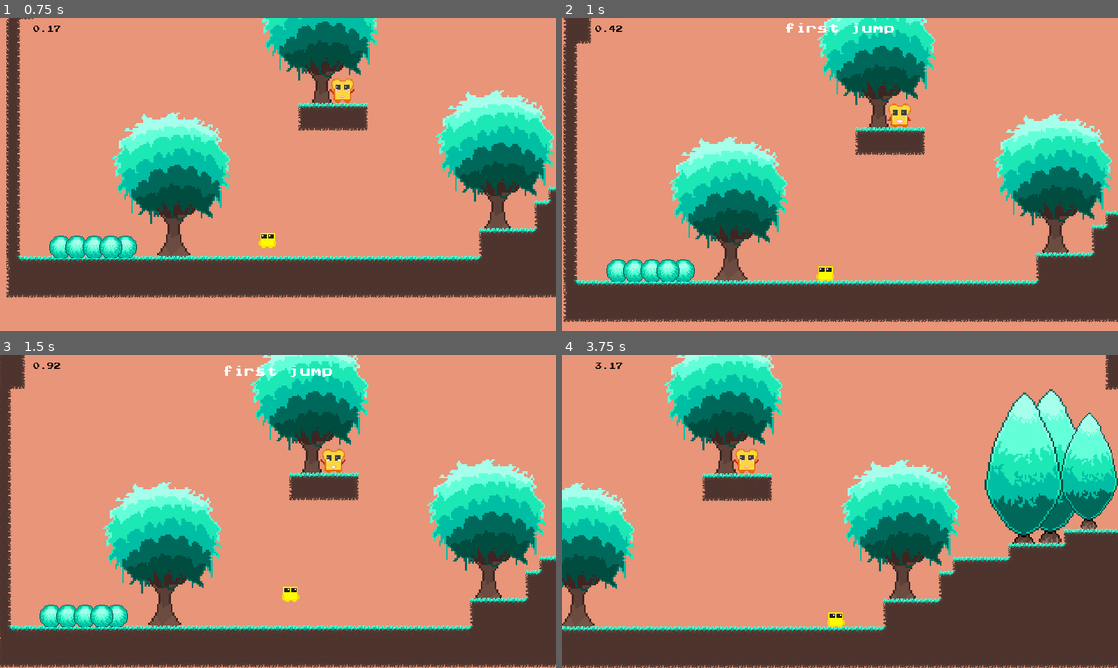
Above: before the commit, frames 1-4 (two rows, left to right).
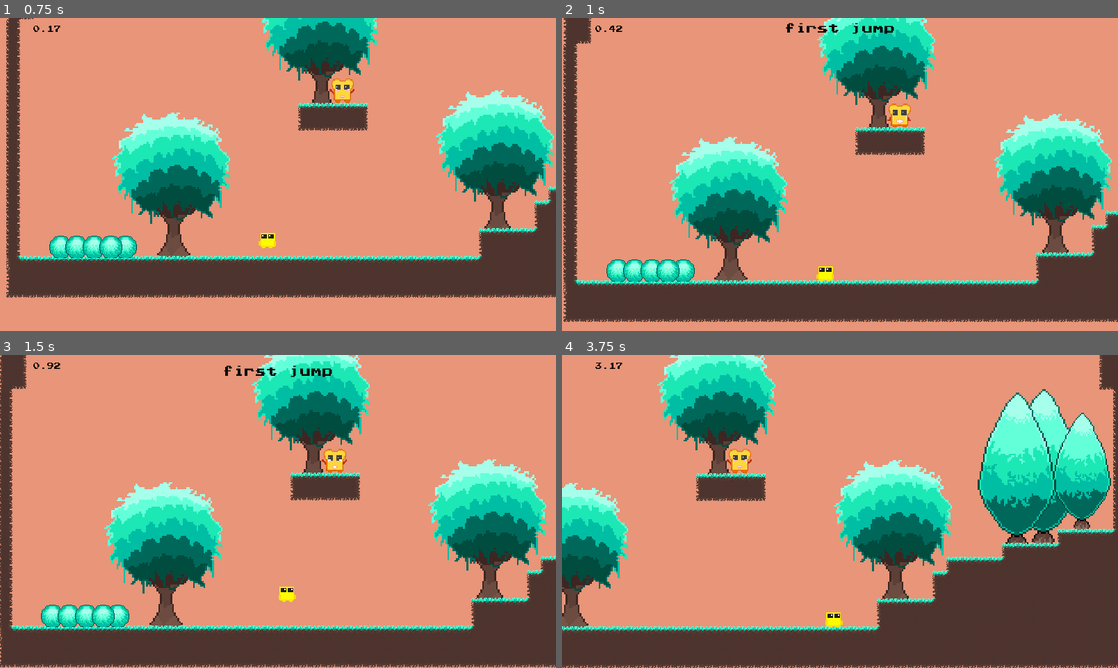
Above: after the commit, the same moments.

Repository: davidyush/Butterman
Game: Godot game, scene res://src/UI/MainMenu.tscn
Same seed, same stepped clock (60 frames per second), same inputs: the game is played once before the commit and once after it.
Inputs:
- Up to frame 1 (0.75 s): click "go play" at 0.5 s
- Up to frame 2 (1 s): no input
- Up to frame 3 (1.5 s): hold Right (move_right) from 1.28 s (still down); tap Space (jump) at 1.35 s
- Up to frame 4 (3.75 s): tap Space (jump) at 1.52, 1.82, 2.1, 2.27, 2.57, 2.85, 3.6 s; release Right (move_right) at 2.78 s; hold Left (move_left) 2.78-3.53 s; hold Right (move_right) from 3.53 s (still down)

Frame 1 is identical in both runs. In frame 2, 0.2% of the frame differs, in the area x 40-60%, y 1-6%; in frame 3, 5.7%; in frame 4, 13%, in the area x 0-100%, y 0-100%.

Commit message:
reset timer after dead

Diff:
--- /dev/null
+++ b/new_script.gd
@@ -0,0 +1,5 @@
+extends Resource
+class_name MainInstances
+
+var Player = null
+var UI = null
--- a/project.godot
+++ b/project.godot
@@ -8,9 +8,14 @@
 
 config_version=4
 
-_global_script_classes=[  ]
+_global_script_classes=[ {
+"base": "Resource",
+"class": "MainInstances",
+"language": "GDScript",
+"path": "res://src/Utils/MainInstances.gd"
+} ]
 _global_script_class_icons={
-
+"MainInstances": ""
 }
 
 [application]
@@ -21,7 +26,8 @@
 
 [autoload]
 
-Utils="*res://src/Utils.gd"
+Utils="*res://src/Utils/Utils.gd"
+ResourceLoader="*res://src/Utils/ResourceLoader.gd"
 
 [debug]
 
--- a/src/Levels/Level_00.tscn
+++ b/src/Levels/Level_00.tscn
@@ -98,8 +98,6 @@
 level_name = "first jump"
 
 [node name="LabelName" parent="LevelUI/Control" index="1"]
-margin_top = 0.0
-margin_bottom = 35.0
 valign = 1
 
 [editable path="Player"]
--- a/src/Player/Player.gd
+++ b/src/Player/Player.gd
@@ -1,10 +1,12 @@
 extends KinematicBody2D
 
 onready var PlayerExplosion = preload("res://src/Player/PlayerExplosion.tscn")
+
+var MainInstances = ResourceLoader.MainInstances
 
 #todo -> full refactor with pure functions
 #pomoyka
-export (int) var ACCELERATION = 2000
+export (int) var ACCELERATION = 1500
 export (int) var MAX_SPEED = 250
 export (float) var FRICTION = 0.15
 export (int) var GRAVITY = 1000
@@ -36,6 +38,15 @@
 
 func set_gravity(value: int) -> void:
     GRAVITY = value
+
+
+func _ready() -> void:
+    MainInstances.Player = self
+
+func queue_free() -> void:
+    MainInstances.Player = null
+    .queue_free()
+
 
 func _physics_process(delta: float) -> void:
     just_jumped = false
@@ -172,7 +183,7 @@
         var left_wall_jump = wall_axis > 0 and Input.is_action_pressed("move_right")
         var right_wall_jump = wall_axis < 0 and Input.is_action_pressed("move_left")
         if left_dir or right_dir:
-            motion.x = wall_axis * MAX_SPEED
+            motion.x = wall_axis * MAX_SPEED/1.5
             motion.y = -JUMP_FORCE * 1.1
             state = MOVE
         elif left_wall_jump or right_wall_jump:
@@ -225,3 +236,5 @@
     global_position = respoune.global_position
     sprite.visible = true
     can_control = true
+    if MainInstances.UI != null:
+        MainInstances.UI.reset_timer()
--- a/src/UI/LevelUI.gd
+++ b/src/UI/LevelUI.gd
@@ -1,6 +1,8 @@
 extends CanvasLayer
 
 export (String) var level_name := 'Level name'
+
+var MainInstances = ResourceLoader.MainInstances
 
 onready var label_timer := $Control/LabelTimer
 onready var level_timer := $LevelTimer
@@ -9,7 +11,13 @@
 var time_passed = 0.0
 
 func _ready() -> void:
+    MainInstances.UI = self
     label_name.text = level_name
+
+func reset_timer() -> void:
+    time_passed = 0.0
+    level_timer.stop()
+    level_timer.start()
 
 func _physics_process(delta: float) -> void:
     label_timer.text = "%.2f" % (time_passed + (1 - level_timer.time_left))
@@ -17,3 +25,7 @@
 
 func _on_LevelTimer_timeout() -> void:
     time_passed += 1
+
+func queue_free() -> void:
+    MainInstances.UI = null
+    .queue_free()
--- a/src/UI/LevelUI.tscn
+++ b/src/UI/LevelUI.tscn
@@ -52,6 +52,7 @@
 margin_bottom = 35.0
 rect_scale = Vector2( 0.8, 0.8 )
 custom_fonts/font = ExtResource( 1 )
+custom_colors/font_color = Color( 0.054902, 0.0509804, 0.0509804, 1 )
 text = "Level Name"
 align = 1
 autowrap = true
--- /dev/null
+++ b/src/Utils/MainInstances.gd
@@ -0,0 +1,5 @@
+extends Resource
+class_name MainInstances
+
+var Player = null
+var UI = null
--- /dev/null
+++ b/src/Utils/MainInstances.tres
@@ -0,0 +1,6 @@
+[gd_resource type="Resource" load_steps=2 format=2]
+
+[ext_resource path="res://src/Utils/MainInstances.gd" type="Script" id=1]
+
+[resource]
+script = ExtResource( 1 )
--- /dev/null
+++ b/src/Utils/ResourceLoader.gd
@@ -0,0 +1,3 @@
+extends Node
+
+var MainInstances = preload("res://src/Utils/MainInstances.tres")
Not shown, changed: export_presets.cfg
Not shown, added: favicon.png.import
Renamed: src/Utils.gd -> src/Utils/Utils.gd
